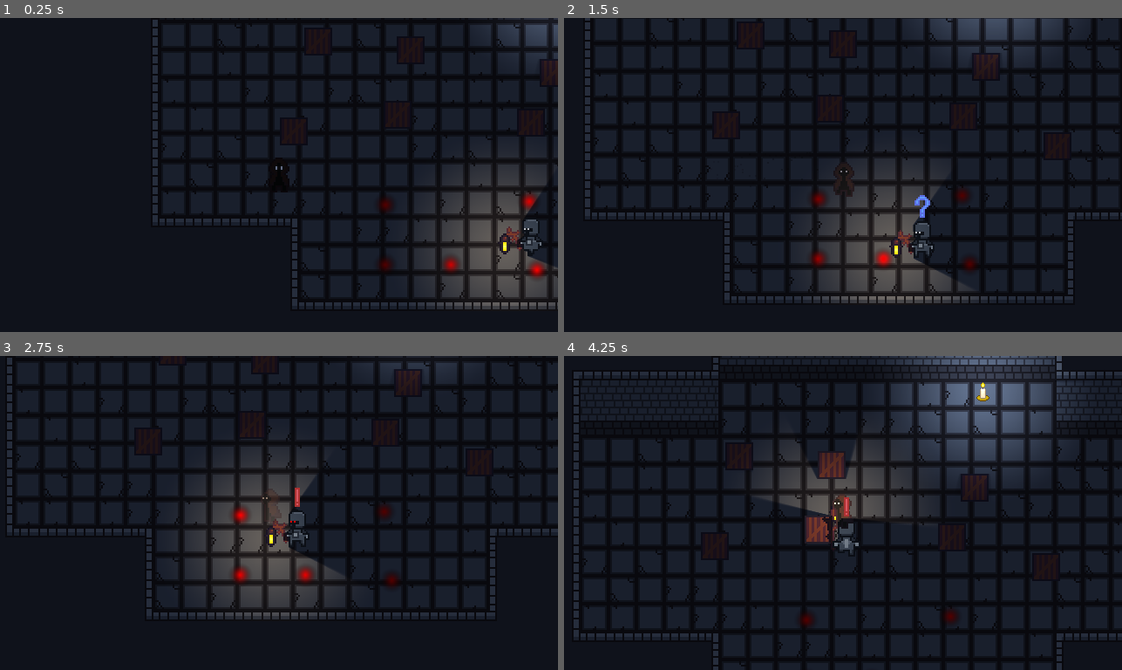
Above: before the commit, frames 1-4 (two rows, left to right).
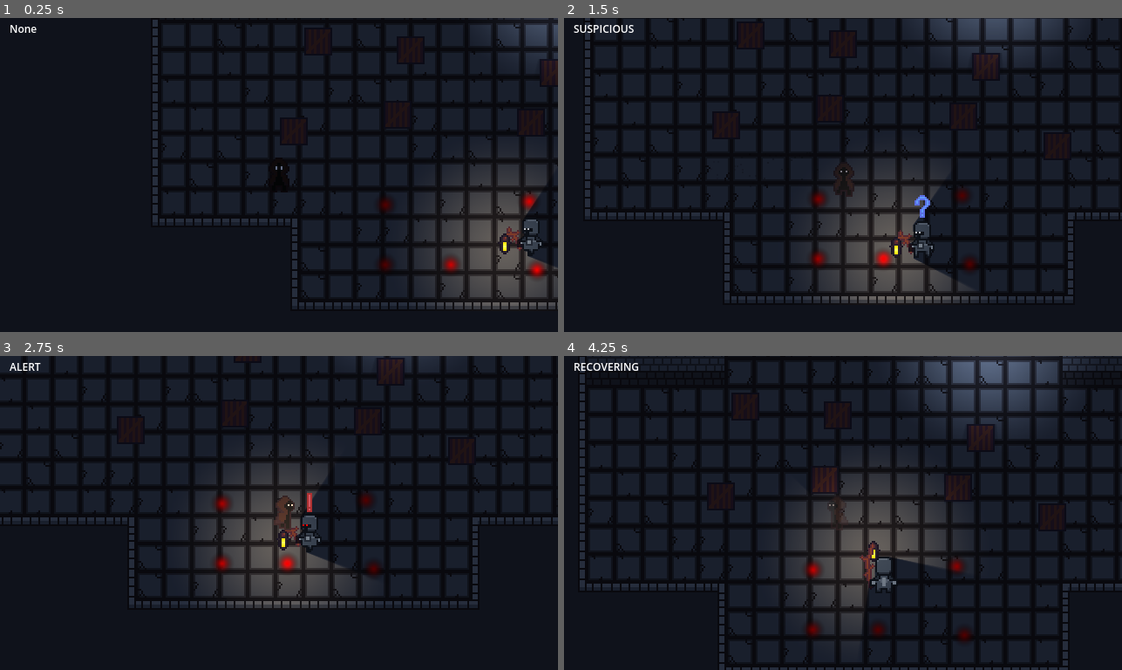
Above: after the commit, the same moments.

Repository: Pokehunter88/Snuffwick
Game: Godot game, scene res://Scenes/test_scene.tscn
The game is run twice, just before and just after one commit, with the same random seed, the same clock (stepped at 60 frames per second) and the same inputs.
Inputs:
- Up to frame 1 (0.25 s): no input
- Up to frame 2 (1.5 s): hold D (move_right) 0.53-1.28 s; tap Shift (dash) at 0.6 s; hold S (move_down) from 1.28 s (still down); tap E (interact) at 1.35 s
- Up to frame 3 (2.75 s): release S (move_down) at 2.03 s; hold D (move_right) from 2.03 s (still down); tap Shift (dash) at 2.1 s
- Up to frame 4 (4.25 s): release D (move_right) at 2.78 s; hold W (move_up) 2.78-3.53 s; tap E (interact) at 2.85 s; hold A (move_left) from 3.53 s (still down); tap Shift (dash) at 3.6 s

The runs differ from the first frame. In frame 1, less than 0.1% of the frame differs, in the area x 1-7%, y 2-5%; in frame 2, 0.2%; in frame 3, 29%; in frame 4, 38%, in the area x 1-100%, y 0-100%.

Commit message:
made it so guard stops for a little after hitting the player and has a delay before moving when alert and added debug ui

Diff:
--- a/Scenes/test_scene.tscn
+++ b/Scenes/test_scene.tscn
@@ -1,6 +1,7 @@
 [gd_scene format=4 uid="uid://ctxnm1j4iwp46"]
 
 [ext_resource type="PackedScene" uid="uid://be8qbmt0fe144" path="res://scenes/player.tscn" id="1_g7g4h"]
+[ext_resource type="PackedScene" uid="uid://c7o4qrw3q6t23" path="res://scenes/command.tscn" id="1_s36qc"]
 [ext_resource type="Script" uid="uid://co6ub37ujgp7h" path="res://scripts/camera_2d.gd" id="2_j8ivh"]
 [ext_resource type="Texture2D" uid="uid://d0348vvxsec4n" path="res://textures/box.png" id="3_nd71p"]
 [ext_resource type="PackedScene" uid="uid://c65cih18k7ukf" path="res://scenes/box.tscn" id="5_qjeyg"]
@@ -17,6 +18,8 @@
 
 [node name="TestScene" type="Node2D" unique_id=1878217991]
 
+[node name="Command" parent="." unique_id=238683265 instance=ExtResource("1_s36qc")]
+
 [node name="BoxBackground" type="Sprite2D" parent="." unique_id=1215318450]
 visible = false
 self_modulate = Color(0.41568628, 0.41568628, 0.41568628, 1)
--- a/project.godot
+++ b/project.godot
@@ -14,6 +14,10 @@
 run/main_scene="uid://ctxnm1j4iwp46"
 config/features=PackedStringArray("4.7", "GL Compatibility")
 config/icon="res://icon.svg"
+
+[autoload]
+
+Global="*uid://qkhg0sj4q4o7"
 
 [display]
 
--- /dev/null
+++ b/scenes/command.tscn
@@ -0,0 +1,21 @@
+[gd_scene format=3 uid="uid://c7o4qrw3q6t23"]
+
+[ext_resource type="Script" uid="uid://b5fqvijrdetss" path="res://scripts/command.gd" id="1_hluhf"]
+
+[node name="Command" type="CanvasLayer" unique_id=238683265]
+script = ExtResource("1_hluhf")
+
+[node name="Control" type="Control" parent="." unique_id=904980591]
+layout_mode = 3
+anchors_preset = 0
+offset_right = 40.0
+offset_bottom = 40.0
+
+[node name="Label" type="Label" parent="Control" unique_id=1262026837]
+layout_mode = 0
+offset_left = 11.0
+offset_top = 4.0
+offset_right = 174.0
+offset_bottom = 53.0
+theme_override_font_sizes/font_size = 12
+text = "test"
--- /dev/null
+++ b/scripts/command.gd
@@ -0,0 +1,7 @@
+extends CanvasLayer
+
+func _ready() -> void:
+	Global.Command = self
+
+func _process(delta: float) -> void:
+	$Control/Label.text = Global.GuardState
--- /dev/null
+++ b/scripts/global.gd
@@ -0,0 +1,12 @@
+extends Node
+
+var Player : CharacterBody3D
+
+var Command : CanvasLayer
+var GuardState : String = "None"
+#var SceneManager : GameScenemanager
+#var ScreenShake = 0.0
+#var InUI: bool = false
+
+#func _process(delta: float) -> void:
+	#ScreenShake *= 0.9
--- a/scripts/guard.gd
+++ b/scripts/guard.gd
@@ -29,7 +29,7 @@
 var ray_end := Vector2.ZERO
 var is_colliding := false
 
-enum State { PATROL, SUSPICIOUS, ALERT }
+enum State { PATROL, SUSPICIOUS, ALERT, RECOVERING }
 var state: State = State.PATROL
 
 enum SuspiciousState { WAITING, MOVING, LOOKING }
@@ -40,6 +40,8 @@
 var suspicious_linger_time = 0.0
 
 var last_seen_player := Vector2.ZERO
+
+var can_alert_move := false
 
 func _ready() -> void:
 	state_sprite.play("none")
@@ -64,8 +66,7 @@
 		if suspicious_state == SuspiciousState.WAITING:
 			if !player_in_sight:
 				suspicious_state = SuspiciousState.MOVING
-				sprite.speed_scale = 1.0
-				lantern_sprite.speed_scale = 1.0
+				_start_animation()
 		else:
 			if suspicious_state == SuspiciousState.MOVING:
 				move_dir = last_seen_player - global_position
@@ -75,12 +76,16 @@
 					_stop_animation()
 			if player_in_sight:
 				_change_state(State.SUSPICIOUS)
-	elif state == State.ALERT:
+	elif state == State.ALERT and can_alert_move:
 		if global_position.distance_to(player.global_position) > 20:
 			move_dir = player.global_position - global_position
 		else:
 			player.take_damage(1)
 			player.velocity = (player.global_position - global_position).normalized() * 400
+			_change_state(State.RECOVERING)
+			get_tree().create_timer(1.5).timeout.connect(func(): _change_state(State.SUSPICIOUS))
+			if !is_instance_valid(player):
+				return
 
 	# For controlling guard
 	#move_dir = Vector2(Input.get_axis("move_left", "move_right"),
@@ -102,11 +107,11 @@
 		if player_in_sight:
 			if !old_player_in_sight:
 				if suspicious_linger_time <= 0:
-					suspicious_time = 1
 					_change_state(State.SUSPICIOUS)
 	elif state == State.SUSPICIOUS:
 		if player_in_sight:
 			suspicious_time -= delta
+			last_seen_player = player.global_position
 
 			if suspicious_time <= 0:
 				_change_state(State.ALERT)
@@ -117,18 +122,32 @@
 					state_sprite.modulate = Color(1, 1, 1, clamp(suspicious_linger_time, 0, 1))
 				else:
 					_change_state(State.PATROL)
+	elif state == State.RECOVERING and player_in_sight:
+		last_seen_player = player.global_position
+
+func _start_animation():
+	sprite.speed_scale = 1.0
+	lantern_sprite.speed_scale = 1.0
+	#print("start")
 
 func _stop_animation():
 	sprite.speed_scale = 0.0
 	sprite.frame = 0
 	lantern_sprite.speed_scale = 0.0
 	lantern_sprite.frame = 0
+	#print("stop")
 
 func _change_state(new_state: State):
+	if !is_instance_valid(player):
+		return
+
 	if new_state == State.PATROL:
 		state_sprite.play("none")
+		shader.set_shader_parameter("amount", 0.0)
+		_start_animation()
 	elif new_state == State.SUSPICIOUS:
 		state_sprite.play("suspicious")
+		suspicious_time = 1
 		suspicious_state = SuspiciousState.WAITING
 
 		last_seen_player = player.global_position
@@ -136,29 +155,25 @@
 		_turn_animation()
 		_stop_animation()
 		velocity = Vector2.ZERO
+		shader.set_shader_parameter("amount", 0.0)
 	elif new_state == State.ALERT:
 		state_sprite.play("alert")
 
-		#current_color = alert_color
-		#var tween = create_tween()
-		#tween.tween_property($GuardSprite/MainLight, "color", current_color, 0.25)
-		#tween = create_tween()
-		#tween.tween_property($GuardSprite/MainLight/ObjectLight, "color", current_color, 0.25)
-
 		shader.set_shader_parameter("amount", 1.0)
 
-	if new_state != State.SUSPICIOUS:
-		sprite.speed_scale = 1.0
-		lantern_sprite.speed_scale = 1.0
-	#if new_state != State.ALERT and current_color != default_color:
-		#current_color = default_color
-		#var tween = create_tween()
-		#tween.tween_property($GuardSprite/MainLight, "color", current_color, 0.5)
-		#tween = create_tween()
-		#tween.tween_property($GuardSprite/MainLight/ObjectLight, "color", current_color, 0.5)
+		_stop_animation()
+		can_alert_move = false
+		get_tree().create_timer(0.5).timeout.connect(func():
+			can_alert_move = true
+			_start_animation()
+			)
+	elif new_state == State.RECOVERING:
+		state_sprite.play("none")
+		_stop_animation()
 
 	state_sprite.modulate = Color(1, 1, 1, 1)
 	state = new_state
+	Global.GuardState = State.find_key(state)
 
 func _turn_animation():
 	if velocity != Vector2.ZERO:
@@ -193,7 +208,7 @@
 	 #and player.light_manager.lights.has($GuardSprite/MainLight)
 	if is_colliding and player.in_light:
 		player_in_sight = true
-		if player.light_manager.in_alert_light:
+		if player.light_manager.in_alert_light and state != State.ALERT and state != State.RECOVERING:
 			_change_state(State.ALERT)
 	else:
 		player_in_sight = false
Not shown: 1 places in scenes/guard_marker.tscn that only renumber resources
Not shown, added: scripts/command.gd.uid
Not shown, added: scripts/global.gd.uid
